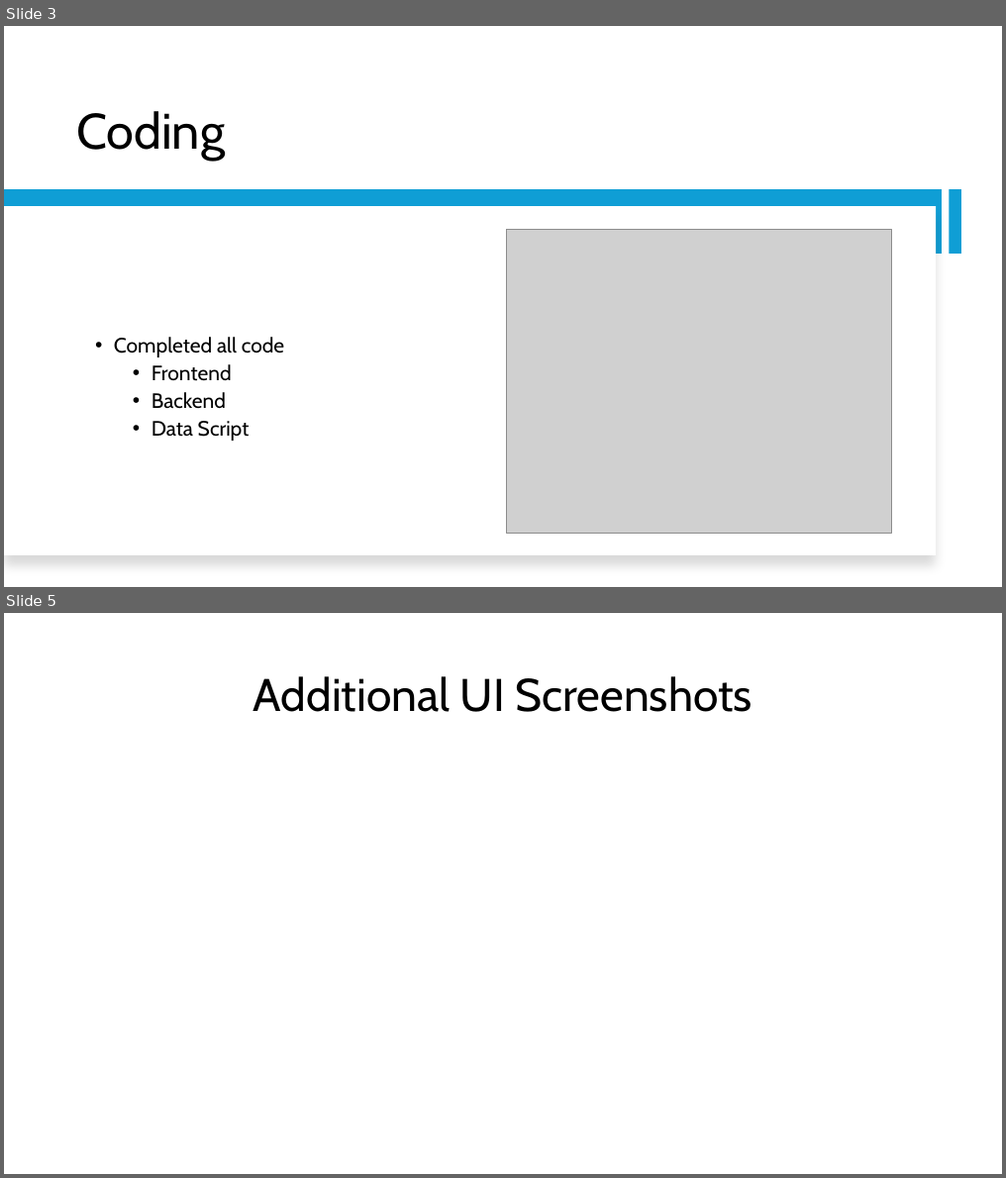
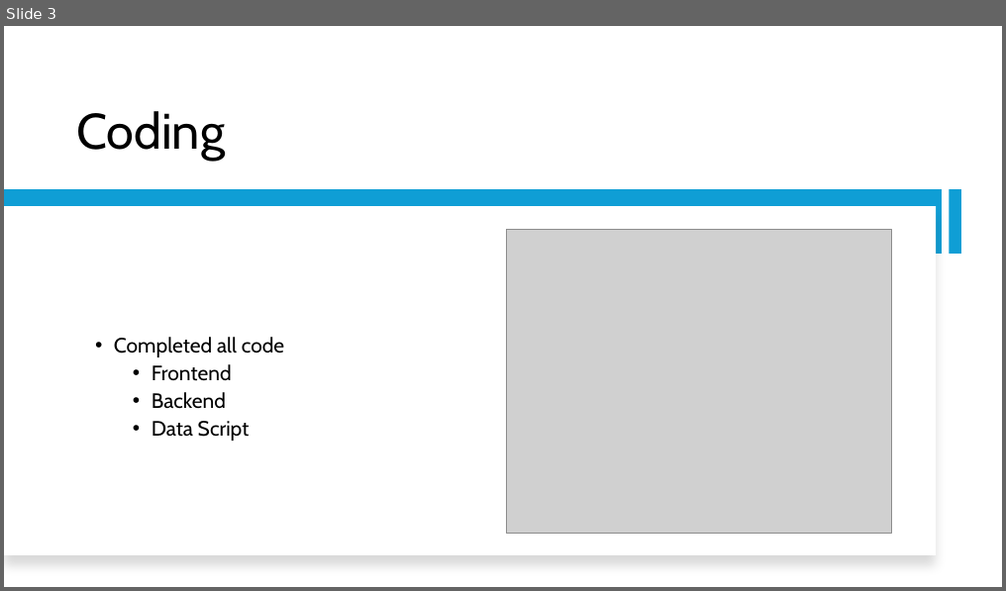
Before and after one commit to Jormungandr72/Cross-Website-Price-Checker, a slide deck: docs/phase_four_docs/Phase_Four_Presentation.pptx. Shown one above the other, each under a label of ours: slides 3 and 5 before the commit, slide 3 after it; the slides between them are not shown. The pictures are 1006x1178 and 1006x591 pixels, drawn with LibreOffice and Linux fonts; fonts in the diff are those of the drawing; grey boxes stand for pictures. Boxes give left, top, right and bottom in pixels: in the first picture for what was removed or moved away, otherwise in the second. Text is boxed around its words. In the diff, an @@ line names an element or a change of style, - is before the commit and + after.

```diff
--- a/docs/phase_four_docs/Phase_Four_Presentation.pptx
+++ b/docs/phase_four_docs/Phase_Four_Presentation.pptx
@@ slide 5 removed at (4,613,1002,1174), background #FFFFFF @@
@@ title removed at (253,676,752,712) @@
-Additional UI Screenshots
```
Also in this commit, not shown: 1 slide changed, 1 slide added, 22 other files.
